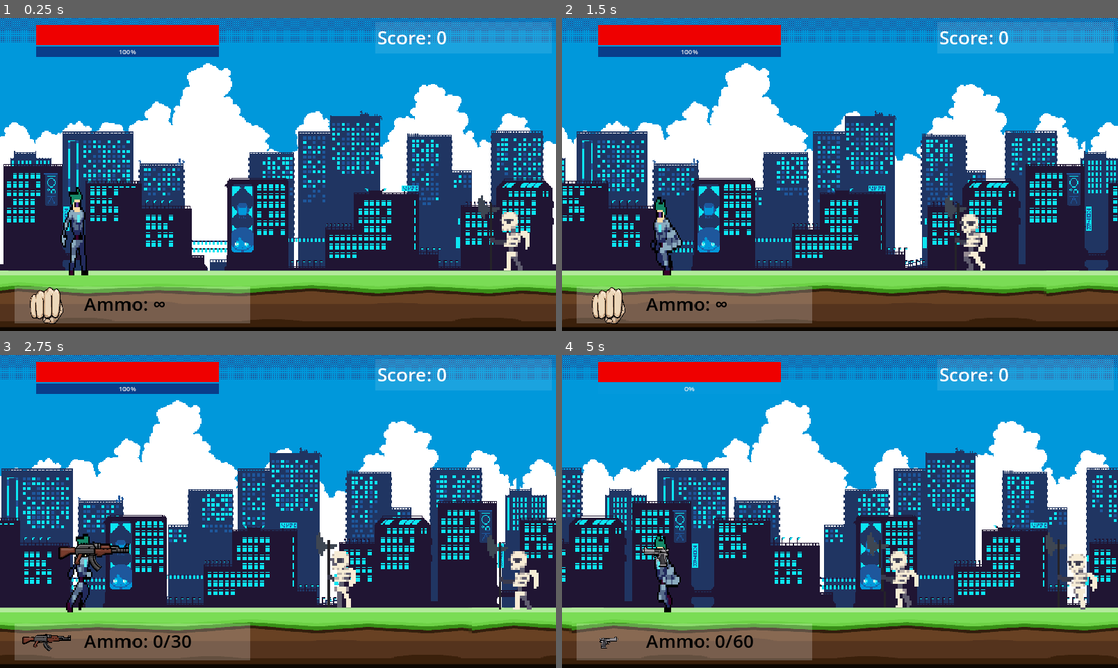
Above: before the commit, frames 1-4 (two rows, left to right).
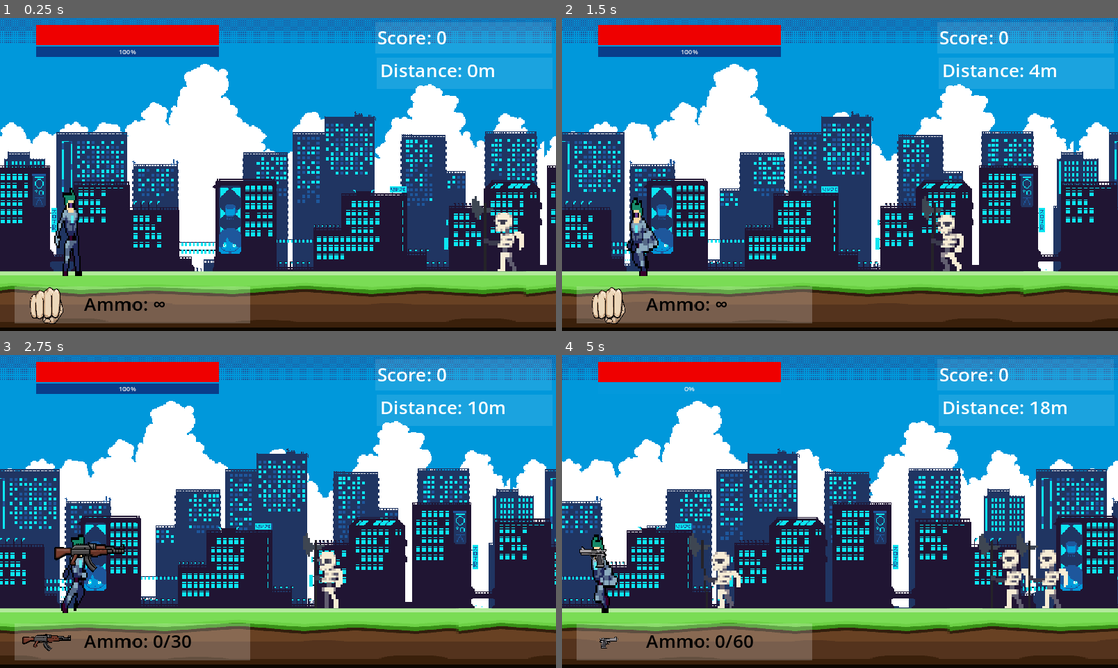
Above: after the commit, the same moments.

Repository: PandaHunterX/Cyber-Blasters
Game: Godot game, scene res://scenes/game.tscn
The game is run twice, just before and just after one commit, with the same random seed, the same clock (stepped at 60 frames per second) and the same inputs.
Inputs:
- Up to frame 1 (0.25 s): no input
- Up to frame 2 (1.5 s): tap Enter at 0.5 s; hold D (right) 0.53-1.28 s; hold E (attack) 0.53-1.28 s; tap F (fire) at 0.8, 1.35 s; hold A (left) from 1.28 s (still down)
- Up to frame 3 (2.75 s): tap 4 (grenade_launcher) at 1.55 s; release A (left) at 2.03 s; hold D (right) from 2.03 s (still down); hold 4 (grenade_launcher) from 2.03 s (still down); tap 3 (laser_rifle) at 2.3 s
- Up to frame 4 (5 s): release 4 (grenade_launcher) at 2.78 s; tap 3 (laser_rifle) at 2.85 s; tap Tab (melee) at 3.05 s; release D (right) at 3.53 s; hold Tab (melee) 3.53-4.28 s; hold A (left) from 3.53 s (still down); tap 1 (pistol) at 3.8, 4.35 s; tap Q (power_up) at 4.55 s

The runs differ from the first frame. In frame 1, 25% of the frame differs, in the area x 0-100%, y 0-98%; in frame 2, 36%; in frame 3, 30%; in frame 4, 44%.

Commit message:
Camera and RNG System update
Camera Restriction(like Super Mario), Distance Tracker, RNG for bullet drop rate and enemy spawn, Enemy increases in size and their spawn cooldown decreases every 30 seconds

Diff:
--- a/game_interface.tscn
+++ b/game_interface.tscn
@@ -40,6 +40,22 @@
 offset_bottom = 95.0
 theme_override_font_sizes/font_size = 64
 text = "SCORE:"
+
+[node name="ColorRect3" type="ColorRect" parent="."]
+layout_mode = 0
+offset_left = 1300.0
+offset_top = 136.0
+offset_right = 1909.0
+offset_bottom = 244.0
+color = Color(1, 1, 1, 0.105882)
+
+[node name="Distance" type="Label" parent="ColorRect3"]
+layout_mode = 0
+offset_left = 12.0
+offset_right = 575.0
+offset_bottom = 88.0
+theme_override_font_sizes/font_size = 64
+text = "DISTANCE:"
 
 [node name="HealthBar" type="ProgressBar" parent="."]
 layout_mode = 0
--- a/global_script.gd
+++ b/global_script.gd
@@ -1,14 +1,41 @@
 extends Node
 
 #Player System
+var max_player_health = 100
 var player_health = 100
 var player_speed = 300
+var player_isdead = false
 var score = 0
 var powerup_refill = 100
+var distance_traveled: float = 0.0
+
+func distance_calculation(player_position: float, previous_position: float, delta: float) -> float:
+	var distance = abs(player_position - previous_position) * delta     # Calculate the horizontal distance and normalize by delta
+	distance_traveled += distance
+	return player_position
 
 #RNG System
+var rng = RandomNumberGenerator.new()
 
-var rng = RandomNumberGenerator.new()
+var easy_spawn_min = 1
+var easy_spawn_max = 2
+
+var easy_sec_min = 5
+var easy_sec_max = 7
+
+#Difficulty System
+
+var weak_enemy_level = 0
+
+func increase_weak_level():
+	weak_enemy_level += 1
+	if weak_enemy_level <= 4:
+		easy_spawn_min +=1
+		easy_spawn_max += 1
+		easy_sec_min -= 0.3
+		easy_sec_max -= 0.3
+	else:
+		pass
 
 #Weapon System
 const melee = preload("res://assets/weapons/fist.png")
@@ -18,7 +45,7 @@
 const grenade_launcher = preload("res://assets/weapons/Shootgun_full.png")
 
 var pistol_bullets = 0
-var smg_bullets = 0
+var smg_bullets = 60
 var laser_bullets = 0
 var explosive_bullets = 0
 
@@ -44,28 +71,39 @@
 		explosive_bullets = explosive_limit
 
 func add_ammo():
-	if pistol_bullets < pistol_limit:
+	var drop_rate = rng.randi_range(1, 100) # Generate a random number between 1 and 100 for weighted probabilities
+	if pistol_bullets < pistol_limit and drop_rate <= 25: # 25% chance
 		pistol_bullets += 10
-	if smg_bullets < smg_limit:
+	elif smg_bullets < smg_limit and drop_rate > 25 and drop_rate <= 40: # 15% chance
 		smg_bullets += 30
-	if laser_bullets < laser_limit:
+	elif laser_bullets < laser_limit and drop_rate > 40 and drop_rate <= 47: # 7% chance
 		laser_bullets += 2
-	if explosive_bullets < explosive_limit:
+	elif explosive_bullets < explosive_limit and drop_rate > 47 and drop_rate <= 48: # 1% chance
 		explosive_bullets += 1
+
 	ammo_limit()
 
 #Powerup System:
 var speed_buff = 1
 var damage_buff = 1
-var fire_rate_buff = 1
+var fire_rate_buff = 1.0
 var power_activate = false
 
 func powerup():
 	speed_buff = 2
 	damage_buff = 2
-	fire_rate_buff += 1
+	fire_rate_buff += 1.0
 	power_activate = true
 	powerup_refill = 0
+	if player_health < max_player_health  * 0.8:
+		player_health += max_player_health * 0.2
+	else:
+		player_health = max_player_health
+
+var pistol_fire_rate = 0.8 / fire_rate_buff
+var smg_fire_rate = 0.2 / fire_rate_buff
+var laser_fire_rate = 1.6 / fire_rate_buff
+var explosive_fire_rate = 2 / fire_rate_buff
 
 func normal():
 	speed_buff = 1
--- a/ingame_interface.gd
+++ b/ingame_interface.gd
@@ -12,6 +12,7 @@
 	$ColorRect/Score.text = "Score: " + str(Global.score)
 	$HealthBar.value = Global.player_health
 	$PowerupBar.value = Global.powerup_refill
+	distance()
 	weapons()
 
 func weapons():
@@ -30,3 +31,10 @@
 	elif  Global.melee_equip:
 		weapon.texture = Global.melee
 		ammo.text = "Ammo: ∞"
+
+func distance():
+	if Global.distance_traveled >= 1000:
+		var kilometers = Global.distance_traveled / 1000
+		$ColorRect3/Distance.text = "Distance: " + str(snapped(kilometers,0.01)) + "km"
+	else:
+		$ColorRect3/Distance.text = "Distance: " + str(round(Global.distance_traveled)) + "m"
--- a/scenes/game.tscn
+++ b/scenes/game.tscn
@@ -6,26 +6,21 @@
 [ext_resource type="PackedScene" uid="uid://cy2ytach2fwsu" path="res://scenes/enemy_weak.tscn" id="4_vjkqh"]
 [ext_resource type="PackedScene" uid="uid://c1yfdfrmpulxv" path="res://scenes/pause.tscn" id="5_iknmg"]
 
-[sub_resource type="Curve2D" id="Curve2D_w3axu"]
+[sub_resource type="RectangleShape2D" id="RectangleShape2D_jgt6t"]
+size = Vector2(102, 1058)
 
 [node name="Game" type="Node"]
 script = ExtResource("1_5h3mg")
 
-[node name="Parallax2D" parent="." instance=ExtResource("2_kpss6")]
-
 [node name="Player" parent="." instance=ExtResource("3_wedu7")]
 position = Vector2(316, 765)
 
-[node name="Path2D" type="Path2D" parent="Player"]
-curve = SubResource("Curve2D_w3axu")
+[node name="Spawner" type="Marker2D" parent="Player"]
+position = Vector2(2017, 135)
 
-[node name="PathFollow2D" type="PathFollow2D" parent="Player/Path2D"]
-
-[node name="Spawner" type="Marker2D" parent="Player/Path2D/PathFollow2D"]
-position = Vector2(1650, 142)
+[node name="Parallax2D" parent="." instance=ExtResource("2_kpss6")]
 
 [node name="Respawn" type="Timer" parent="."]
-wait_time = 2.0
 
 [node name="CanvasLayer" type="CanvasLayer" parent="."]
 layer = 2
@@ -35,4 +30,14 @@
 [node name="enemyweak" parent="." instance=ExtResource("4_vjkqh")]
 position = Vector2(1663, 899)
 
+[node name="DifficultyTimer" type="Timer" parent="."]
+wait_time = 30.0
+
+[node name="Boundary" type="StaticBody2D" parent="."]
+
+[node name="CollisionShape2D" type="CollisionShape2D" parent="Boundary"]
+position = Vector2(-51, 526)
+shape = SubResource("RectangleShape2D_jgt6t")
+
 [connection signal="timeout" from="Respawn" to="." method="_on_respawn_timeout"]
+[connection signal="timeout" from="DifficultyTimer" to="." method="_on_difficulty_timer_timeout"]
--- a/scenes/player.tscn
+++ b/scenes/player.tscn
@@ -404,15 +404,15 @@
 position = Vector2(-60, 1)
 shape = SubResource("RectangleShape2D_74jxk")
 
+[node name="PlayerCamera" type="Camera2D" parent="."]
+position = Vector2(629, -178)
+
 [node name="AnimationPlayer" type="AnimationPlayer" parent="."]
 libraries = {
 "": SubResource("AnimationLibrary_fkni2")
 }
 autoplay = "idle"
 
-[node name="Camera2D" type="Camera2D" parent="."]
-position = Vector2(639, -176)
-
 [node name="meleehitbox" type="Area2D" parent="."]
 collision_layer = 0
 
@@ -420,16 +420,12 @@
 position = Vector2(67, -28)
 shape = SubResource("RectangleShape2D_pwefy")
 
-[node name="AnimationCooldown" type="Timer" parent="."]
-wait_time = 0.2
+[node name="CanvasLayer" type="CanvasLayer" parent="."]
+
+[node name="Control" parent="CanvasLayer" instance=ExtResource("8_6dwr8")]
 
 [node name="PowerupDuration" type="Timer" parent="."]
 wait_time = 5.0
 
-[node name="CanvasLayer" type="CanvasLayer" parent="."]
-
-[node name="Control" parent="CanvasLayer" instance=ExtResource("8_6dwr8")]
-
 [connection signal="body_entered" from="meleehitbox" to="." method="_on_meleehitbox_body_entered"]
-[connection signal="timeout" from="AnimationCooldown" to="." method="_on_animation_cooldown_timeout"]
 [connection signal="timeout" from="PowerupDuration" to="." method="_on_powerup_duration_timeout"]
--- a/scripts/enemy_weak.gd
+++ b/scripts/enemy_weak.gd
@@ -3,7 +3,7 @@
 @onready var target_scene = preload("res://scenes/player.tscn")
 @onready var player_detection = $PlayerHit
 
-var health = 500
+var health = 100
 var target: Node2D
 var speed = 150
 var is_hit = false  # Flag to check if the character is hit
@@ -32,21 +32,21 @@
 	move_and_slide()
 
 func melee_hit():
-	health -= 200 * Global.damage_buff
+	health -= 50 * Global.damage_buff
 	is_hit = true  # Set hit flag to true
 	$AnimationPlayer.play("hit")
 	enemy_health()
 	$AttackCooldown.start()  # Start cooldown to reset hit
 
 func pistol_hit():
-	health -= 50 * Global.damage_buff
+	health -= 25 * Global.damage_buff
 	is_hit = true  # Set hit flag to true
 	$AnimationPlayer.play("hit")
 	enemy_health()
 	$AttackCooldown.start() # Start cooldown to reset hit
 
 func smg_hit():
-	health -= 30 * Global.damage_buff
+	health -= 15 * Global.damage_buff
 	speed -= 5
 	is_hit = true  # Set hit flag to true
 	$AnimationPlayer.play("hit")
@@ -54,7 +54,7 @@
 	$AttackCooldown.start() # Start cooldown to reset hit
 
 func laser_hit():
-	health -= 250 * Global.damage_buff
+	health -= 75 * Global.damage_buff
 	speed -= 50
 	is_hit = true  # Set hit flag to true
 	$AnimationPlayer.play("hit")
@@ -62,7 +62,7 @@
 	$AttackCooldown.start()  # Start cooldown to reset hit
 
 func explosive_hit():
-	health -= 1000 * Global.damage_buff
+	health -= 150 * Global.damage_buff
 	is_hit = true  # Set hit flag to true
 	$AnimationPlayer.play("hit")
 	enemy_health()
@@ -77,7 +77,7 @@
 		$AttackCooldown.stop()
 		Global.add_ammo()
 		Global.score += 100
-		if not Global.power_activate:
+		if not Global.power_activate and Global.powerup_refill < 100:
 			Global.powerup_refill += 5
 		await $AnimationPlayer.animation_finished
 		queue_free()
--- a/scripts/game.gd
+++ b/scripts/game.gd
@@ -1,16 +1,38 @@
 extends Node
 
 @onready var weak_enemy = preload("res://scenes/enemy_weak.tscn")
+@onready var player_position = preload("res://scenes/player.tscn")
+
 
 func _ready() -> void:
 	$Respawn.start()
+	$DifficultyTimer.start()
 
+func _physics_process(delta: float) -> void:
+		# Ensure the boundary only updates when the player is moving right
+	if $Player.velocity.x > 0:
+		$Boundary.position.x = $Player.global_position.x - 300
+	else:
+		# Optional: Handle cases when the player is not moving right
+		pass
 
 func spawn_weak_enemy() -> void:
-	var weak = weak_enemy.instantiate()
-	weak.position = $Player/Path2D/PathFollow2D/Spawner.global_position
-	add_child(weak)
+	if not Global.player_isdead:
+		var num_enemies = Global.rng.randi_range(Global.easy_spawn_min, Global.easy_spawn_max)
+		for i in range(num_enemies):
+			var weak = weak_enemy.instantiate()
+		# Randomize the position only along the X-axis
+			var random_x_offset = Global.rng.randi_range(-300, 300)
+			weak.position = $Player/Spawner.global_position + Vector2(random_x_offset, 0)
+			add_child(weak)
 
 
 func _on_respawn_timeout() -> void:
 	spawn_weak_enemy()
+	# Set a random wait time between 1 and 5 seconds
+	$Respawn.wait_time = Global.rng.randi_range(Global.easy_sec_min, Global.easy_sec_max)
+	$Respawn.start()  # Ensure the timer restarts if not done automatically
+
+
+func _on_difficulty_timer_timeout() -> void:
+	Global.increase_weak_level()
--- a/scripts/player.gd
+++ b/scripts/player.gd
@@ -4,19 +4,28 @@
 @onready var sprite = $Sprite2D
 @onready var melee = $meleehitbox
 @onready var weapon = find_child("Weapon")
+@onready var camera = $PlayerCamera
+
+var camera_left_padding = 300
 
 var notmoving = true
 var is_hit = false
 var horizontal_direction = null
-var isdead = false
 var weapon_equip = false
+var previous_position: float
 
 func _ready() -> void:
 	$meleehitbox/CollisionShape2D.disabled = true
 	weapon.texture = null
+	previous_position = global_position.x
 
 func _physics_process(delta: float) -> void:
-	if not isdead:
+	if (position.x - camera_left_padding) > camera.limit_left:
+		camera.limit_left = position.x - camera_left_padding
+	if not Global.player_isdead:
+		if not velocity.x < 0:
+			previous_position = Global.distance_calculation(global_position.x, previous_position, delta) #Distance Calculatiom
+		#Movement
 		horizontal_direction = Input.get_axis("left", "right")
 		velocity.x = (Global.player_speed * Global.speed_buff) * horizontal_direction
 		var isLeft = velocity.x < 0
@@ -26,21 +35,20 @@
 		update_animations(horizontal_direction)
 
 func _unhandled_key_input(event: InputEvent) -> void:
-	if event.is_action_pressed("attack") and notmoving and not isdead and not weapon_equip:
+	if event.is_action_pressed("attack") and notmoving and not Global.player_isdead and not weapon_equip:
 		ap.play("attack")
-		$AnimationCooldown.start()
 		await ap.animation_finished
 		notmoving = false
 	elif event.is_action_pressed("pistol") or event.is_action_pressed("smg") or event.is_action_pressed("laser_rifle") or event.is_action_pressed("grenade_launcher"):
 		weapon_equip = true
 	elif event.is_action_pressed("melee"):
 		weapon_equip = false
-	elif event.is_action_pressed("power_up") and Global.powerup_refill == 100:
+	elif event.is_action_pressed("power_up") and Global.powerup_refill >= 100:
 		Global.powerup()
 		$PowerupDuration.start()
 
 func update_animations(horizontal_direction):
-	if not isdead:
+	if not Global.player_isdead:
 		if horizontal_direction == 0:
 			if notmoving == false:
 				ap.play("idle")
@@ -51,22 +59,19 @@
 				notmoving = false
 
 func weak_hit():
-	Global.player_health -= 10
+	Global.player_health -= 5
 	is_hit = true
 	ap.play("damaged")
-	$AnimationCooldown.start()
+	await  ap.animation_finished
 	player_health()
+	is_hit = false
+	update_animations(horizontal_direction)
 
 func  player_health():
 	if Global.player_health <= 0:
 		ap.play("death")
-		isdead = true
+		Global.player_isdead = true
 		weapon.texture = null
-
-func _on_animation_cooldown_timeout() -> void:
-	is_hit = false
-	update_animations(horizontal_direction)
-	$AnimationCooldown.stop()
 
 
 func _on_meleehitbox_body_entered(body: Node2D) -> void:
--- a/scripts/weapon_system.gd
+++ b/scripts/weapon_system.gd
@@ -39,16 +39,16 @@
 		can_shoot = false
 	elif event.is_action_pressed("pistol") and can_change:
 		$Weapon.texture = Global.pistol
+		$WeaponCooldown.wait_time = Global.pistol_fire_rate
 		Global.melee_equip = false
 		Global.pistol_equip = true
 		Global.smg_equip = false
 		Global.laser_rifle_equip = false
 		Global.grenad_launcher_equip = false
-		$WeaponCooldown.wait_time = 0.8 / Global.fire_rate_buff
 		can_shoot = true
 	elif event.is_action_pressed("smg") and can_change:
 		$Weapon.texture = Global.smg
-		$WeaponCooldown.wait_time = 0.2 / Global.fire_rate_buff
+		$WeaponCooldown.wait_time = Global.smg_fire_rate
 		Global.melee_equip = false
 		Global.pistol_equip = false
 		Global.smg_equip = true
@@ -57,7 +57,7 @@
 		can_shoot = true
 	elif  event.is_action_pressed("laser_rifle") and can_change:
 		$Weapon.texture = Global.laser_rifle
-		$WeaponCooldown.wait_time = 1.6 / Global.fire_rate_buff
+		$WeaponCooldown.wait_time = Global.laser_fire_rate
 		Global.melee_equip = false
 		Global.pistol_equip = false
 		Global.smg_equip = false
@@ -66,7 +66,7 @@
 		can_shoot = true
 	elif event.is_action_pressed("grenade_launcher") and can_change:
 		$Weapon.texture = Global.grenade_launcher
-		$WeaponCooldown.wait_time = 2 / Global.fire_rate_buff
+		$WeaponCooldown.wait_time = Global.explosive_fire_rate
 		Global.melee_equip = false
 		Global.pistol_equip = false
 		Global.smg_equip = false
